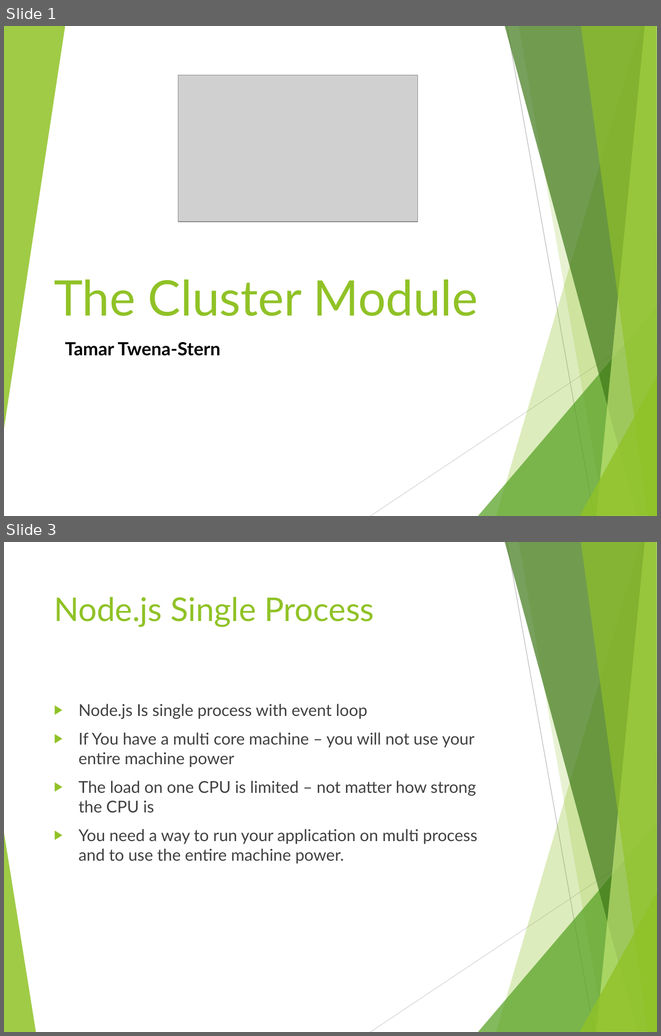
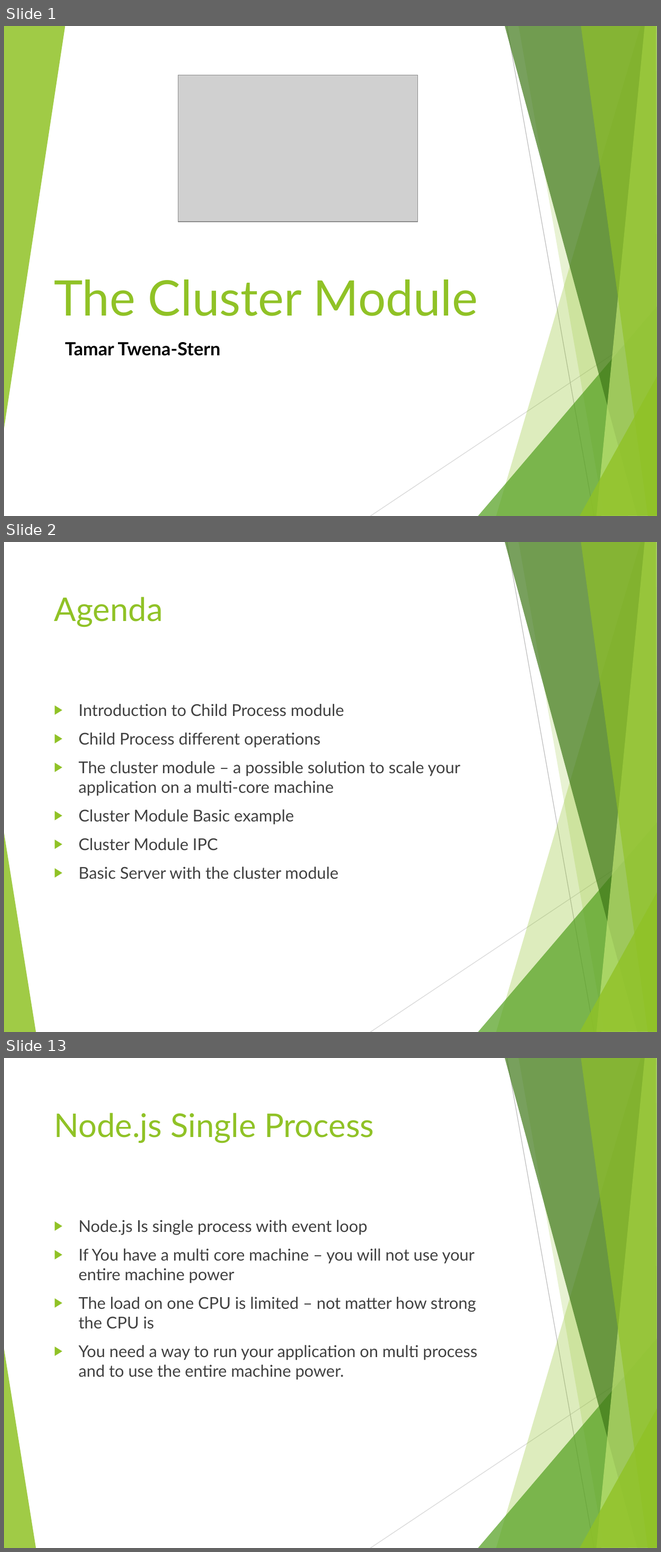
Before and after one commit to tamarstern/MyNodeJSCourse, a slide deck: child_process_and_cluster_module/child_process_and_cluster_module.pptx. Shown one above the other, each under a label of ours: slides 1 and 3 before the commit, slides 1, 2 and 13 after it; the slides between them are not shown. The pictures are 661x1036 and 661x1552 pixels, drawn with LibreOffice and Linux fonts; fonts in the diff are those of the drawing; grey boxes stand for pictures. Boxes give left, top, right and bottom in pixels: in the first picture for what was removed or moved away, otherwise in the second. Text is boxed around its words. In the diff, an @@ line names an element or a change of style, - is before the commit and + after.

Commit message:
cluster module

```diff
--- a/child_process_and_cluster_module/child_process_and_cluster_module.pptx
+++ b/child_process_and_cluster_module/child_process_and_cluster_module.pptx
@@ slide 2 added at (4, 542, 657, 1032), background #FFFFFF; not listed: 10 template elements that a slide beside it also shows @@
@@ title added at (54, 597, 162, 627), 36 pt, text #90C226 @@
+Agenda
@@ text added at (79, 704, 460, 879), 18 pt, text #404040 @@
+▶ Introduction to Child Process module
+▶ Child Process different operations
+▶ The cluster module – a possible solution to scale your application on a multi-core machine
+▶ Cluster Module Basic example
+▶ Cluster Module IPC
+▶ Basic Server with the cluster module
@@ what was slide 3 is now slide 13 @@
```
Also in this commit, not shown: 10 other slides added, 1 slide removed, 21 other files.
